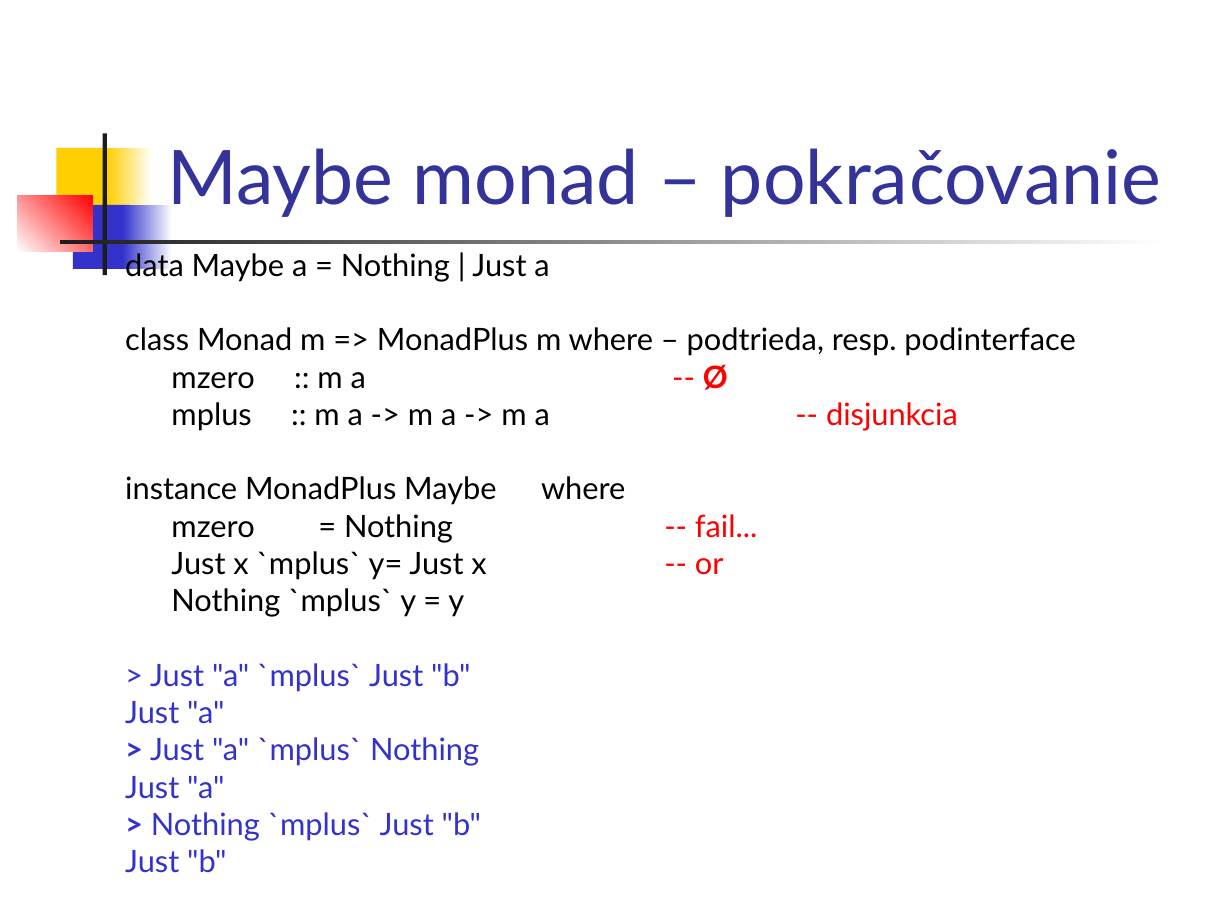
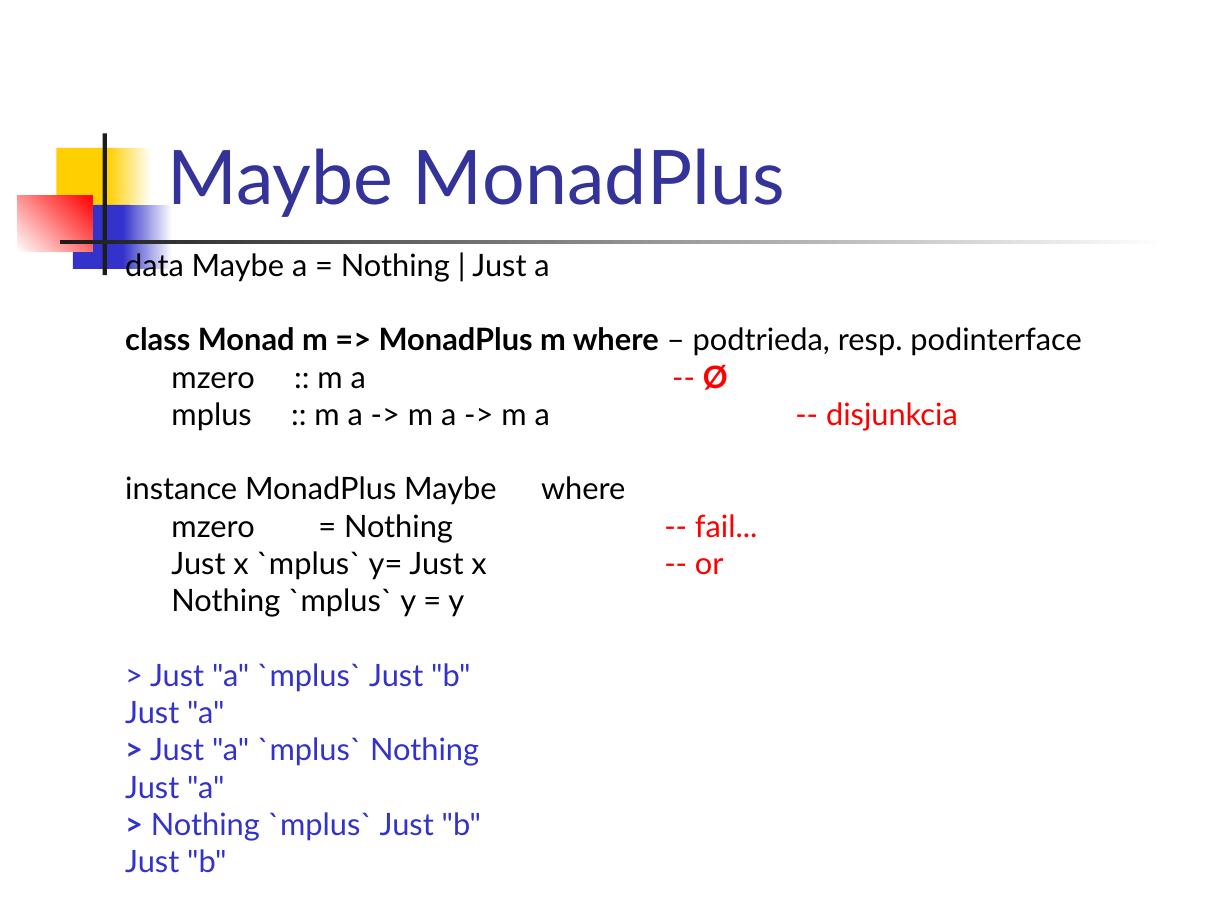
Before and after one commit to Funkcionalne/Prednasky, a slide deck: slide 23 of 11/11_fpro.ppt. Drawn at 1232x924 pixels with LibreOffice and Linux fonts; fonts in the diff are those of the drawing. Boxes give left, top, right and bottom in pixels: in the first picture for what was removed or moved away, otherwise in the second. Text is boxed around its words. In the diff, an @@ line names an element or a change of style, - is before the commit and + after.

```diff
--- a/11/11_fpro.ppt
+++ b/11/11_fpro.ppt
@@ title at <box>167,148,785,217</box>: text changed @@
-Maybe monad – pokračovanie
+Maybe MonadPlus
@@ text at <box>125,327,1081,356</box>: bold on in "class Monad m => MonadPlus m where" @@
```
Also in this commit, not shown: 12 other slides changed, 10 slides added, 10 other files.
